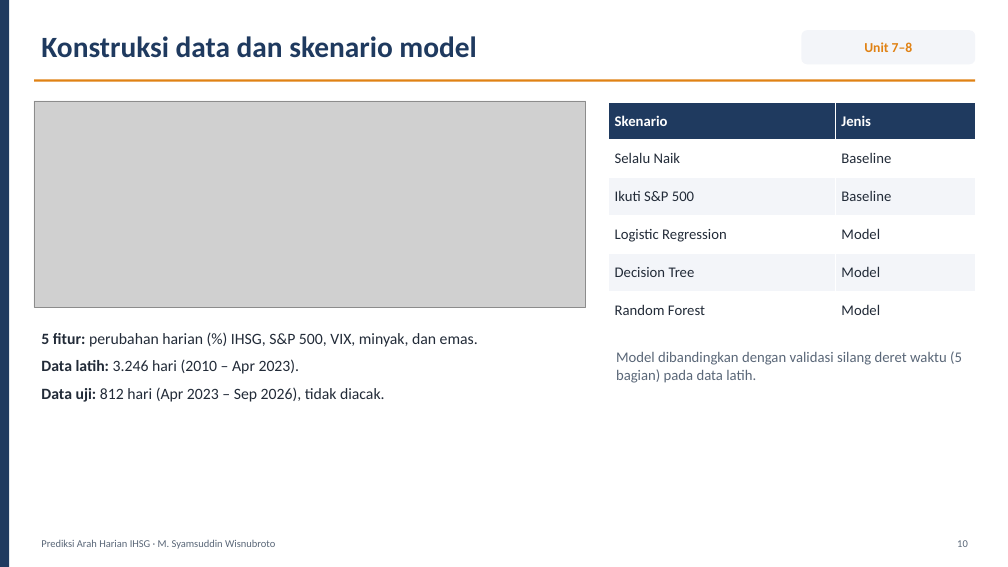
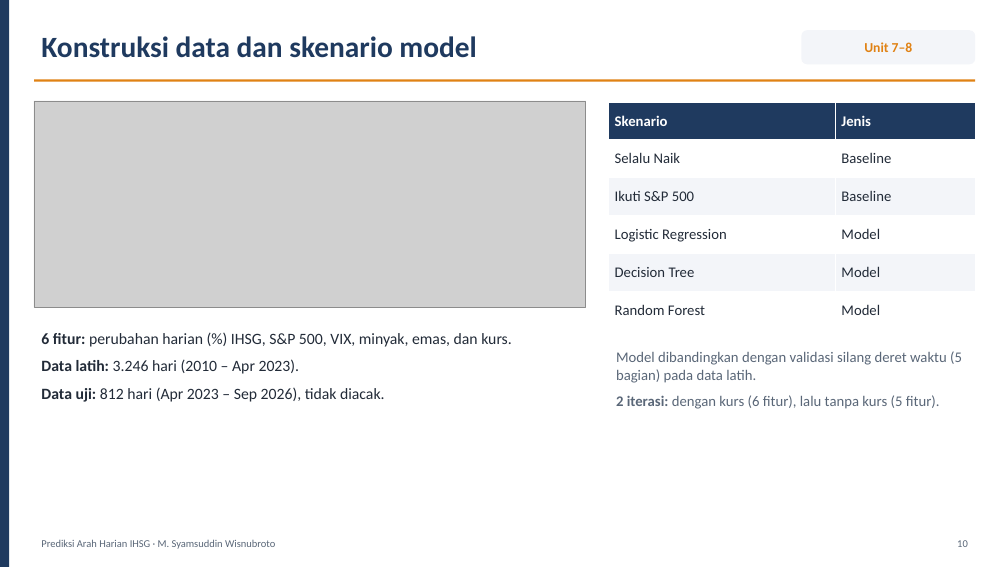
Before and after one commit to syamsuddinexcellent/portfolio-ilmuwan-data, a slide deck: slide 10 of presentation/Presentasi_Ilmuwan_Data_Syamsuddin_Wisnubroto.pptx. Drawn at 1008x567 pixels with LibreOffice and Linux fonts; fonts in the diff are those of the drawing; grey boxes stand for pictures. Boxes give left, top, right and bottom in pixels: in the first picture for what was removed or moved away, otherwise in the second. Text is boxed around its words. In the diff, an @@ line names an element or a change of style, - is before the commit and + after.

```diff
--- a/presentation/Presentasi_Ilmuwan_Data_Syamsuddin_Wisnubroto.pptx
+++ b/presentation/Presentasi_Ilmuwan_Data_Syamsuddin_Wisnubroto.pptx
@@ text at (41,333,512,347): text changed @@
-5 fitur: perubahan harian (%) IHSG, S&P 500, VIX, minyak, dan emas.
+6 fitur: perubahan harian (%) IHSG, S&P 500, VIX, minyak, emas, dan kurs.
@@ text at (616,395,940,409): paragraph added @@
+2 iterasi: dengan kurs (6 fitur), lalu tanpa kurs (5 fitur).
```
Also in this commit, not shown: 9 other slides changed, 32 other files.
